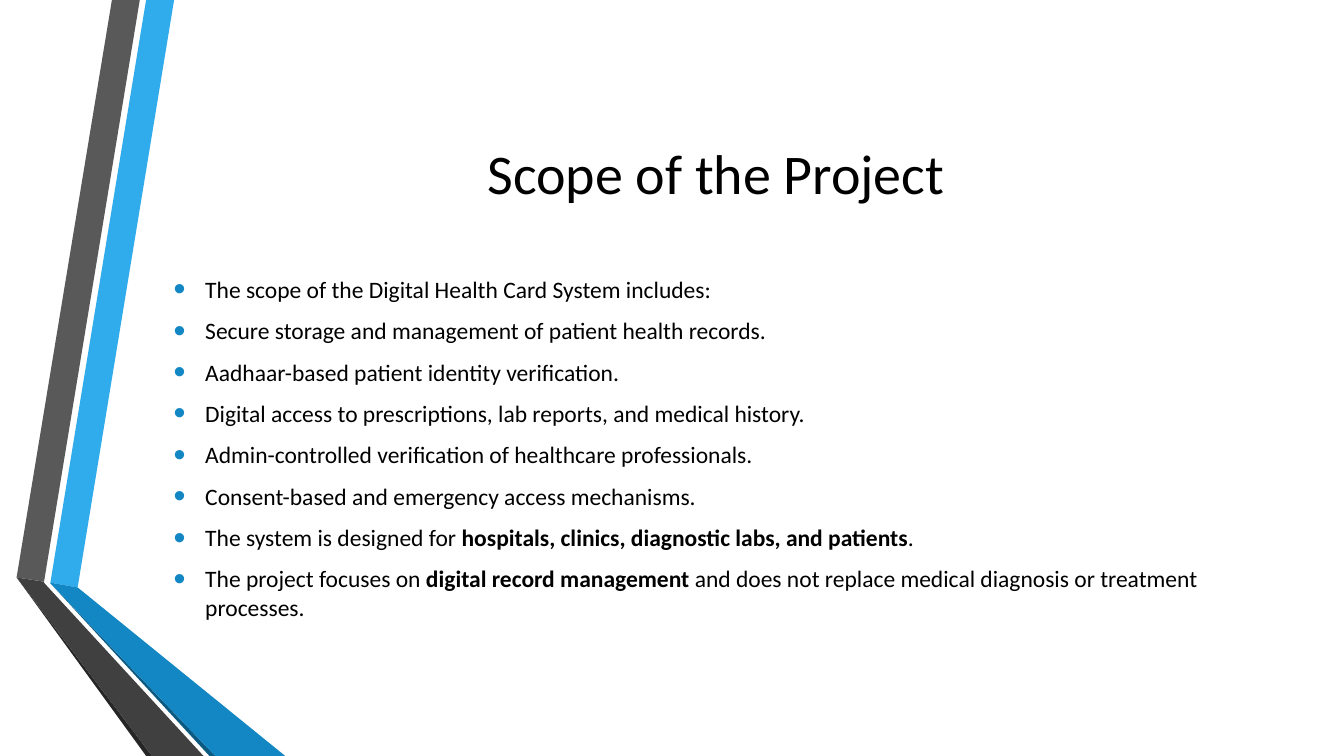
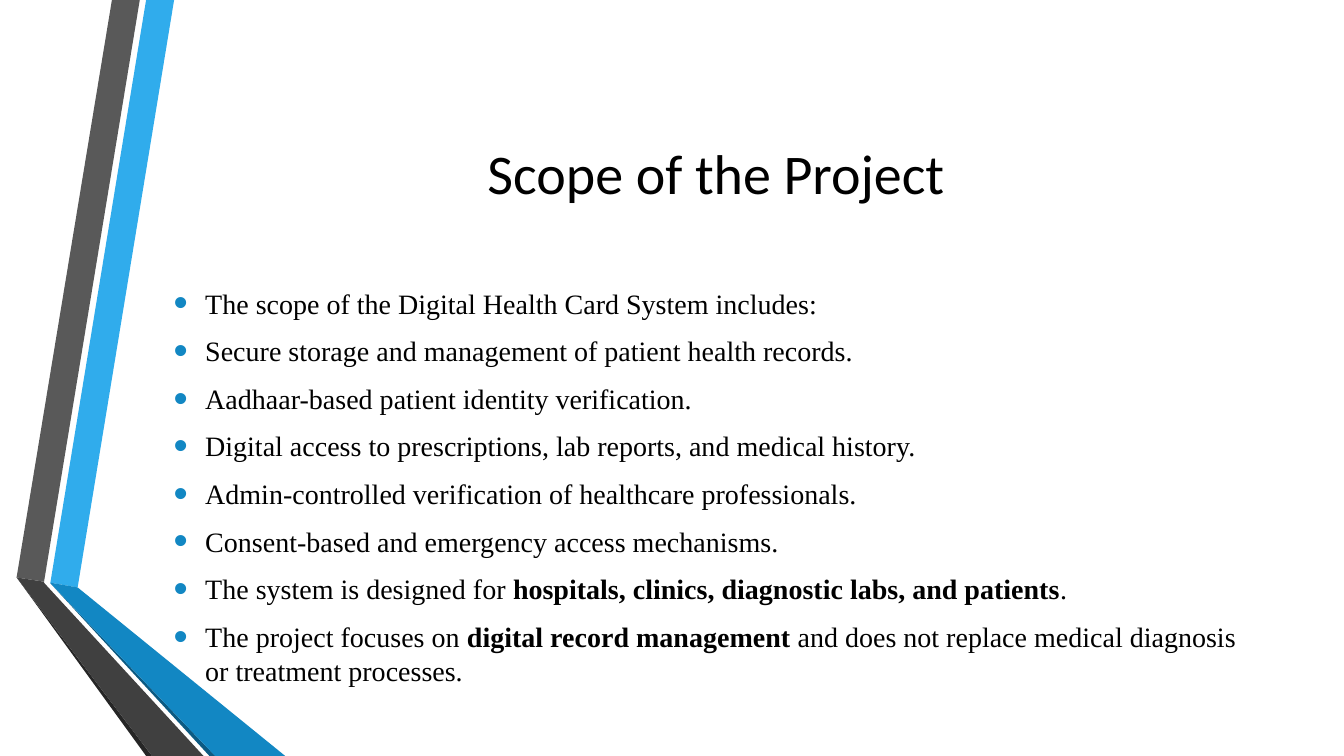
Before and after one commit to kedar3016/DIGITAL_HEALTH_CARD, a slide deck: slide 8 of Digital Health Card.pptx (slide 7 before the commit). Drawn at 1344x756 pixels with LibreOffice and Linux fonts; fonts in the diff are those of the drawing; background and template pictures are left out. Boxes give left, top, right and bottom in pixels: in the first picture for what was removed or moved away, otherwise in the second. Text is boxed around its words. In the diff, an @@ line names an element or a change of style, - is before the commit and + after.

Commit message:
Digital Health Card PPt

```diff
--- a/Digital Health Card.pptx
+++ b/Digital Health Card.pptx
@@ text "The scope of the Digital ...": place and size @@
-text "The scope of the Digital ..." at [205, 281, 1197, 620]
+text "The scope of the Digital ..." at [205, 294, 1236, 686]
@@ text "The scope of the Digital ..." at [205, 294, 1236, 686]: size 16.8 to 20 pt, font Calibri to Times New Roman @@
```
Also in this commit, not shown: 8 other slides changed, 8 slides added, 1 slide removed.
